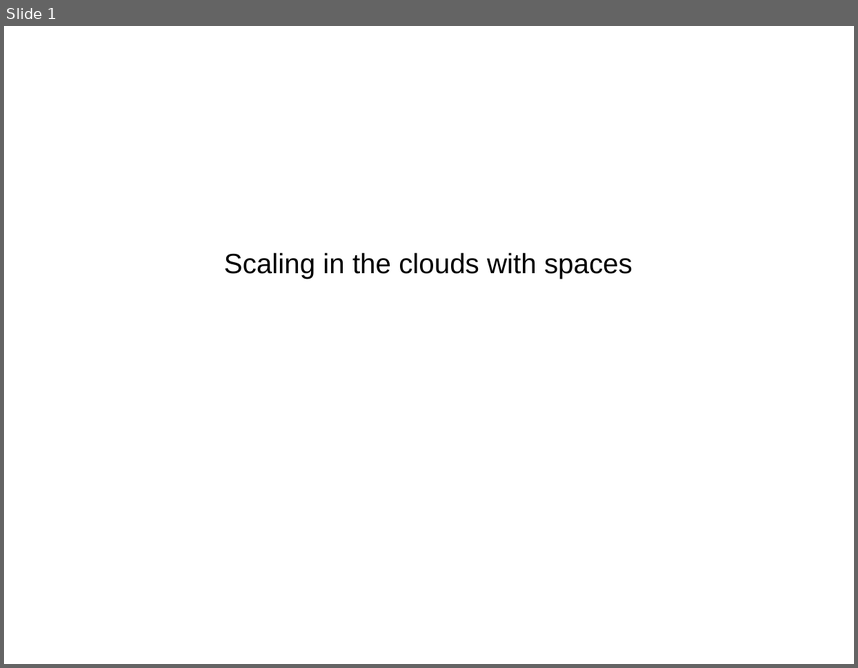
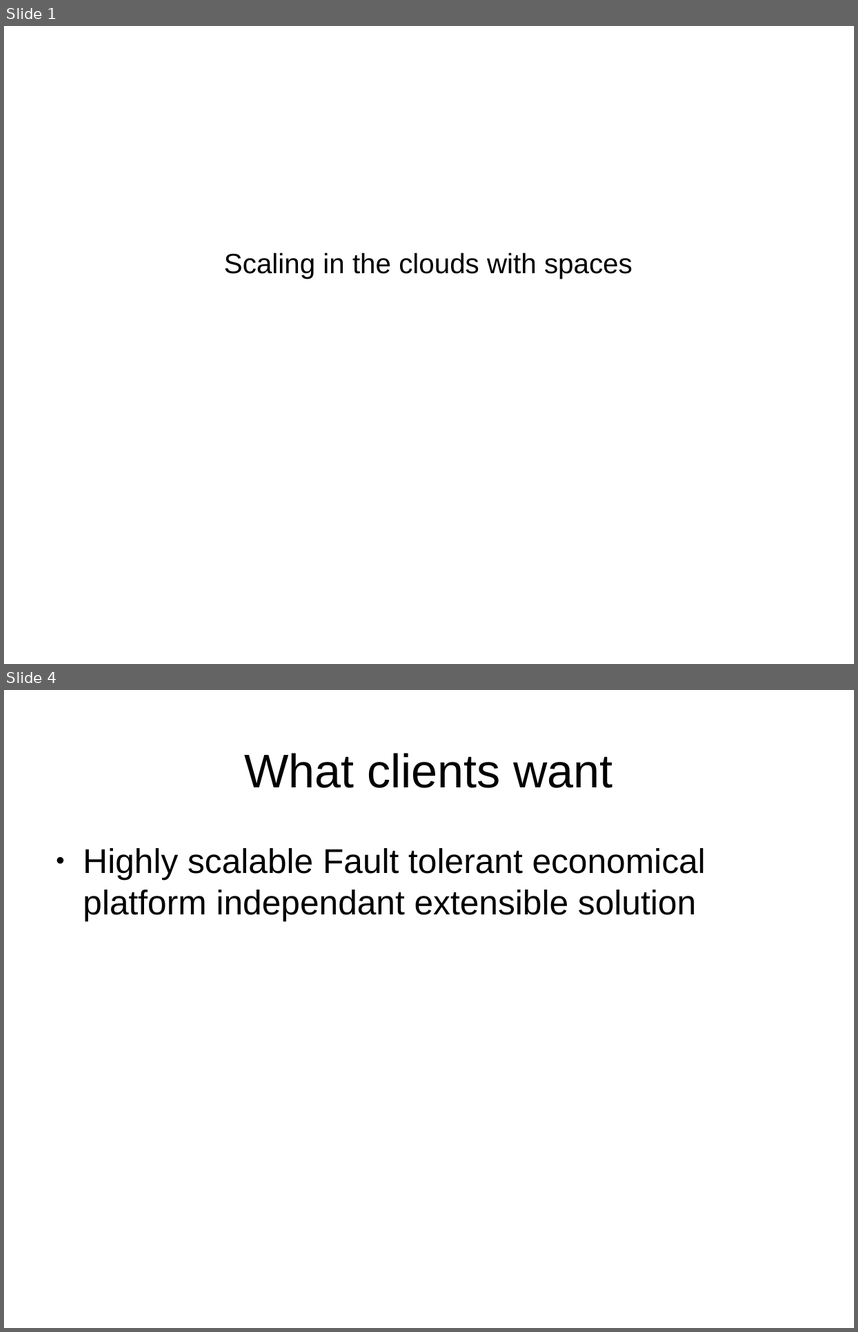
Before and after one commit to harikrishnan83/slides-and-code, a slide deck: Scaling_In_The_Clouds_With_Spaces.odp. Shown one above the other, each under a label of ours: slide 1 before the commit, slides 1 and 4 after it; the slides between them are not shown. The pictures are 858x668 and 858x1332 pixels, drawn with LibreOffice and Linux fonts; fonts in the diff are those of the drawing. Boxes give left, top, right and bottom in pixels: in the first picture for what was removed or moved away, otherwise in the second. Text is boxed around its words. In the diff, an @@ line names an element or a change of style, - is before the commit and + after.

```diff
--- a/Scaling_In_The_Clouds_With_Spaces.odp
+++ b/Scaling_In_The_Clouds_With_Spaces.odp
@@ slide 4 added at <box>4,690,854,1328</box>, background #FFFFFF @@
@@ title added at <box>244,753,613,788</box>, 44 pt, text #000000 @@
+What clients want
@@ text added at <box>83,848,706,921</box>, 32 pt, text #000000 @@
+● Highly scalable Fault tolerant economical platform independant extensible solution
```
Also in this commit, not shown: 8 other slides added, 1 other file.
